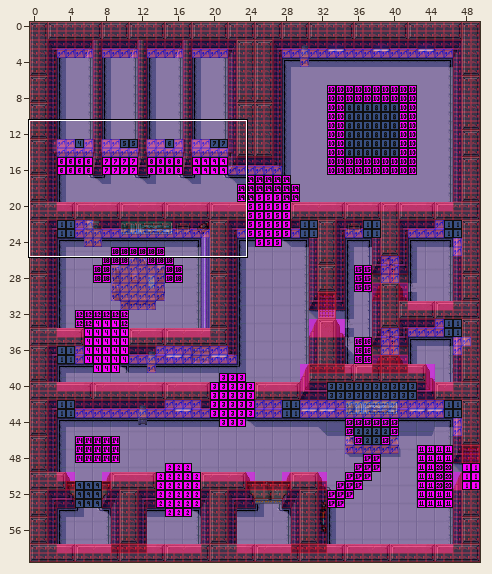
Two versions of a level (Tiled map, assets/maps/scn1_2/scn1_2.tmx). The first picture is a wide view before the edit; the outline marks the close-up.
Close-up. Before the edit:
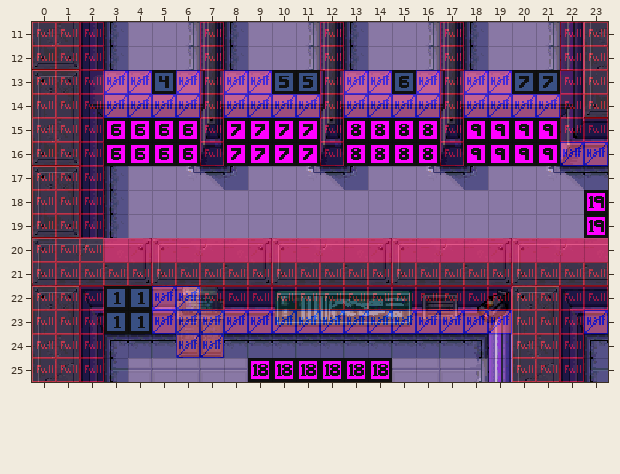
Cells are 16x16 px. Shown: x 0..23, y 11..25.
And afterwards:
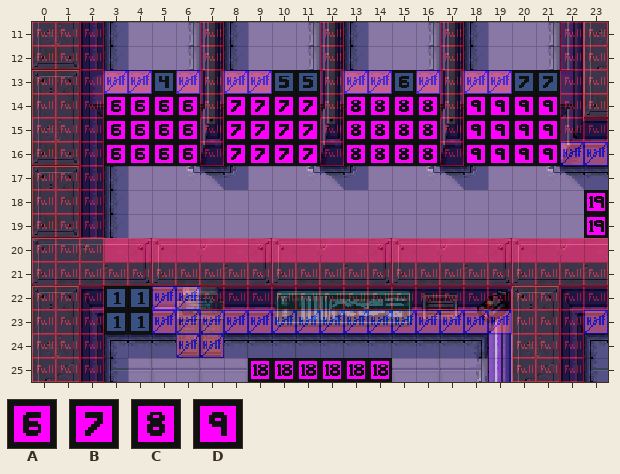
Key: from "scn1_2_events_tileset": A 5, B 6, C 7, D 8.
_ is an empty cell.
Diff:
Layer "event":
y 14: x 3..6 ____ -> AAAA; x 8..11 ____ -> BBBB; x 13..16 ____ -> CCCC; x 18..21 ____ -> DDDD
